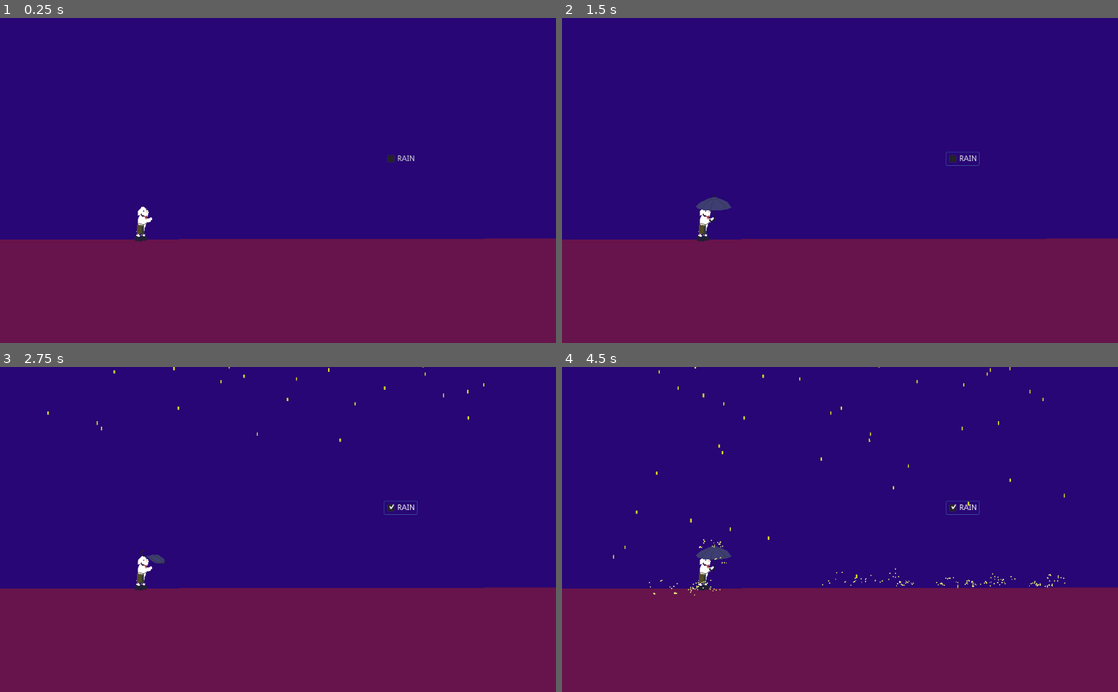
Above: before the commit, frames 1-4 (two rows, left to right).
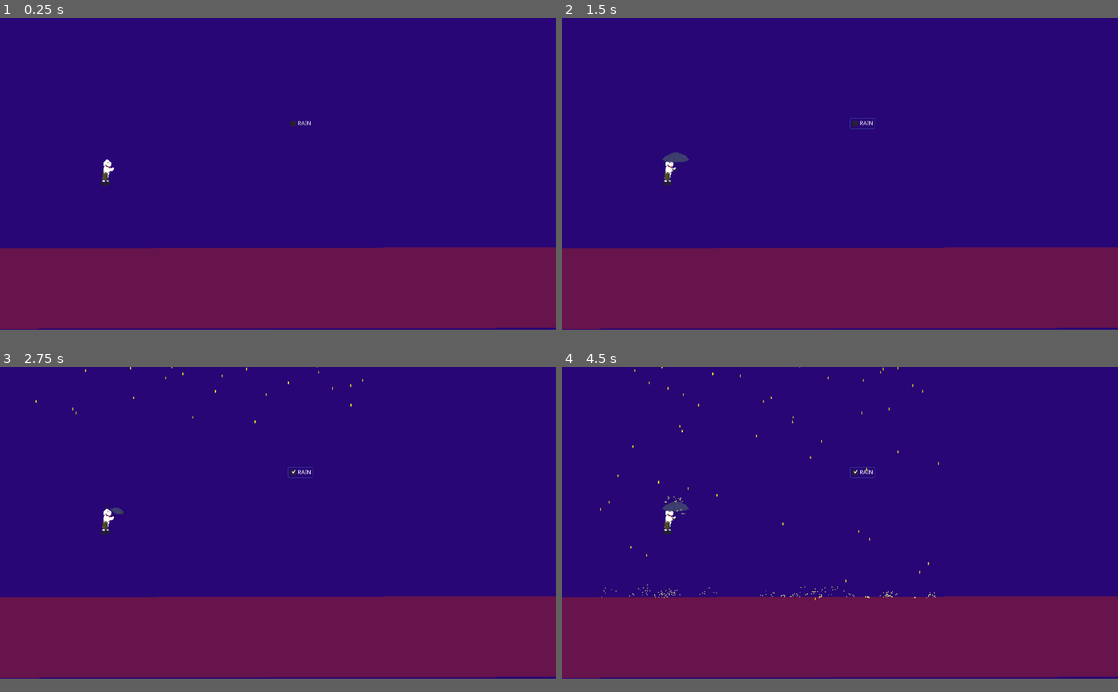
Above: after the commit, the same moments.

Repository: Jenrykster/cozy-cafe
Game: Godot game, scene res://Scenes/main.tscn
Two runs of this game, one before a commit and one after it. Both use one fixed random seed, a clock stepped at 60 frames per second and the inputs below.
Inputs:
- Up to frame 1 (0.25 s): no input
- Up to frame 2 (1.5 s): click "RAIN" at 0.5 s; click "RAIN" at 1.25 s
- Up to frame 3 (2.75 s): click "RAIN" at 2 s
- Up to frame 4 (4.5 s): no input
In our replay, the window is 800x468 before the commit and 800x449 after it. These sizes can differ from the game's own. Grey fills any space a smaller window leaves; there, only what the larger window draws over its background counts as a difference.

The runs differ from the first frame. In frame 1, 3.5% of the frame differs, in the area x 0-100%, y 31-96%; in frame 2, 3.9%; in frame 3, 3.8%; in frame 4, 4.3%, in the area x 0-100%, y 0-96%.

Commit message:
Add Icon / Change config

Diff:
--- a/Scenes/main.tscn
+++ b/Scenes/main.tscn
@@ -11,9 +11,9 @@
 script = ExtResource( 4 )
 
 [node name="floor" parent="." instance=ExtResource( 2 )]
-position = Vector2( 0, 409.087 )
+position = Vector2( 0, 567.176 )
 rotation = -0.00178043
-scale = Vector2( 1, 3.12 )
+scale = Vector2( 1.34204, 3.10142 )
 physics_material_override = SubResource( 1 )
 
 [node name="cloud" parent="." instance=ExtResource( 3 )]
--- a/project.godot
+++ b/project.godot
@@ -12,11 +12,13 @@
 
 config/name="Rain"
 run/main_scene="res://Scenes/main.tscn"
-config/icon="res://icon.png"
+boot_splash/bg_color=Color( 0.0745098, 0, 0.219608, 1 )
+config/icon="res://cafe-icon.png"
 
-[physics]
+[display]
 
-2d/physics_engine="GodotPhysics"
+window/size/width=1366
+window/size/height=768
 
 [rendering]
 
Binary file added: cafe-icon.png
Not shown, changed: cafe-icon.png.import
Binary file removed: icon.png
